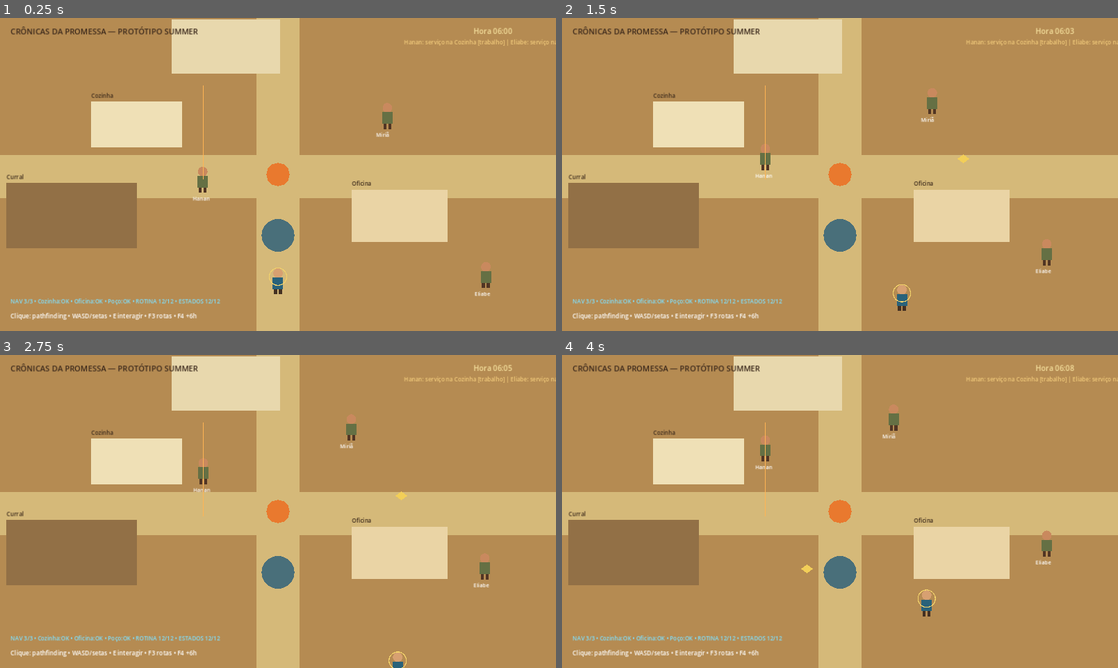
Above: before the commit, frames 1-4 (two rows, left to right).
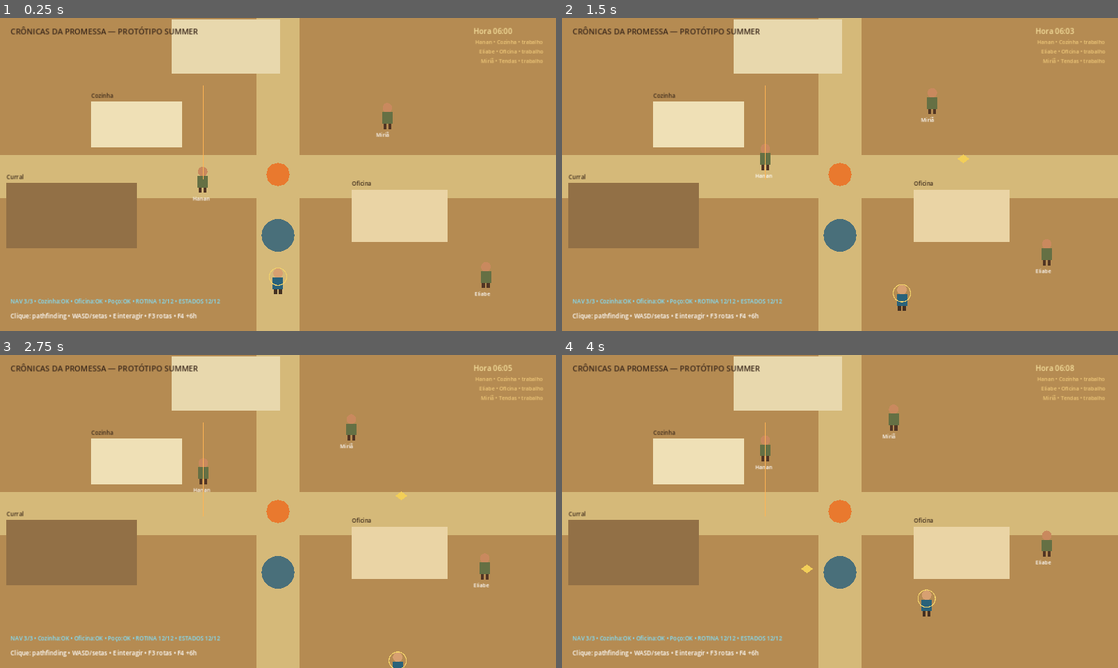
Above: after the commit, the same moments.

Repository: heitoribeiro/cronicas-da-promessa-web
Game: Godot game, scene res://scenes/main.tscn
Same seed, same stepped clock (60 frames per second), same inputs: the game is played once before the commit and once after it.
Inputs (mouse positions are in pixels of both pictures, inside the frame that each line leads up to):
- Up to frame 1 (0.25 s): no input
- Up to frame 2 (1.5 s): tap Enter at 0.5 s; move the mouse to (962, 158) at 0.52 s; hold D 0.53-1.28 s; tap E at 0.6, 1.35 s; click (962, 158) at 0.67 s; move the mouse to (728, 190) at 1.27 s; hold S from 1.28 s (still down)
- Up to frame 3 (2.75 s): move the mouse to (333, 442) at 2.02 s; release S at 2.03 s; hold D from 2.03 s (still down); tap E at 2.1 s
- Up to frame 4 (4 s): move the mouse to (812, 574) at 2.77 s; release D at 2.78 s; hold W 2.78-3.53 s; tap E at 2.85, 3.6 s; click (812, 574) at 2.92 s; move the mouse to (1006, 558) at 3.52 s; hold A from 3.53 s (still down)

The runs differ from the first frame. In frame 1, 0.3% of the frame differs, in the area x 72-100%, y 6-15%; in frame 2, 0.3%; in frame 3, 0.3%; in frame 4, 0.3%.

Commit message:
feat: log concrete NPC world actions and compact routine HUD

Diff:
--- a/summer-prototype/scripts/main.gd
+++ b/summer-prototype/scripts/main.gd
@@ -219,6 +219,28 @@
 					return [Vector2(1040, 150)]
 	return [Vector2(640, 600)]
 
+func _routine_short_name(npc_name: String, routine_id: String) -> String:
+	match npc_name:
+		"Hanan":
+			match routine_id:
+				"cozinha_manha": return "Cozinha"
+				"servico_tarde": return "Centro"
+				"preparar_noite": return "Entardecer"
+				_: return "Repouso"
+		"Eliabe":
+			match routine_id:
+				"oficina_manha": return "Oficina"
+				"coleta_tarde": return "Coleta"
+				"fogueira_entardecer": return "Fogueira"
+				_: return "Repouso"
+		"Miriã":
+			match routine_id:
+				"tendas_manha": return "Tendas"
+				"agua_tarde": return "Água"
+				"fogueira_entardecer": return "Fogueira"
+				_: return "Repouso"
+	return routine_id
+
 func _npc_routine_display_name(npc_name: String, routine_id: String) -> String:
 	match npc_name:
 		"Hanan":
@@ -289,6 +311,7 @@
 		"socialize": return 1.8
 		"meal": return 3.0
 		"wait": return 2.0
+		"travel": return 0.15
 		_: return 0.8
 
 func _apply_all_npc_routines(force: bool) -> void:
@@ -321,10 +344,10 @@
 		var h_activity: String = String(current_npc_activities.get("Hanan", "wait"))
 		var e_activity: String = String(current_npc_activities.get("Eliabe", "wait"))
 		var m_activity: String = String(current_npc_activities.get("Miriã", "wait"))
-		routine_label.text = "%s [%s] | %s [%s] | %s [%s]" % [
-			_npc_routine_display_name("Hanan", h_id), _activity_display_name(h_activity),
-			_npc_routine_display_name("Eliabe", e_id), _activity_display_name(e_activity),
-			_npc_routine_display_name("Miriã", m_id), _activity_display_name(m_activity)
+		routine_label.text = "Hanan • %s • %s\nEliabe • %s • %s\nMiriã • %s • %s" % [
+			_routine_short_name("Hanan", h_id), _activity_display_name(h_activity),
+			_routine_short_name("Eliabe", e_id), _activity_display_name(e_activity),
+			_routine_short_name("Miriã", m_id), _activity_display_name(m_activity)
 		]
 
 func _run_routine_self_tests() -> void:
@@ -527,6 +550,12 @@
 func _on_hanan_activity_changed(activity_id: String) -> void:
 	print("[ACTIVITY] Hanan estado: ", activity_id)
 
+func _on_hanan_action_started(activity_id: String, routine_id: String, world_position: Vector2) -> void:
+	print("[ACTION] Hanan iniciou ", activity_id, " / ", routine_id, " em ", world_position)
+
+func _on_hanan_action_completed(activity_id: String, routine_id: String, world_position: Vector2) -> void:
+	print("[ACTION] Hanan concluiu ", activity_id, " / ", routine_id, " em ", world_position)
+
 func _build_ui() -> void:
 	var canvas := CanvasLayer.new()
 	add_child(canvas)
@@ -545,8 +574,10 @@
 	canvas.add_child(clock_label)
 
 	routine_label = Label.new()
-	routine_label.position = Vector2(930, 46)
-	routine_label.add_theme_font_size_override("font_size", 13)
+	routine_label.position = Vector2(865, 46)
+	routine_label.size = Vector2(385, 70)
+	routine_label.horizontal_alignment = HORIZONTAL_ALIGNMENT_RIGHT
+	routine_label.add_theme_font_size_override("font_size", 12)
 	routine_label.add_theme_color_override("font_color", Color("#f0c97a"))
 	canvas.add_child(routine_label)
 
@@ -619,6 +650,8 @@
 	hanan.patrol_point_reached.connect(_on_hanan_patrol_point_reached)
 	hanan.routine_changed.connect(_on_hanan_routine_changed)
 	hanan.activity_changed.connect(_on_hanan_activity_changed)
+	hanan.action_started.connect(_on_hanan_action_started)
+	hanan.action_completed.connect(_on_hanan_action_completed)
 	add_child(hanan)
 	registered_npcs["Hanan"] = hanan
 
@@ -641,6 +674,8 @@
 	npc.patrol_point_reached.connect(_on_registered_npc_patrol_point_reached.bind(npc_name))
 	npc.routine_changed.connect(_on_registered_npc_routine_changed.bind(npc_name))
 	npc.activity_changed.connect(_on_registered_npc_activity_changed.bind(npc_name))
+	npc.action_started.connect(_on_registered_npc_action_started.bind(npc_name))
+	npc.action_completed.connect(_on_registered_npc_action_completed.bind(npc_name))
 	add_child(npc)
 	registered_npcs[npc_name] = npc
 
@@ -668,6 +703,12 @@
 
 func _on_registered_npc_activity_changed(activity_id: String, npc_name: String) -> void:
 	print("[ACTIVITY] ", npc_name, " estado: ", activity_id)
+
+func _on_registered_npc_action_started(activity_id: String, routine_id: String, world_position: Vector2, npc_name: String) -> void:
+	print("[ACTION] ", npc_name, " iniciou ", activity_id, " / ", routine_id, " em ", world_position)
+
+func _on_registered_npc_action_completed(activity_id: String, routine_id: String, world_position: Vector2, npc_name: String) -> void:
+	print("[ACTION] ", npc_name, " concluiu ", activity_id, " / ", routine_id, " em ", world_position)
 
 func _create_destination_marker() -> void:
 	destination_marker = Node2D.new()
